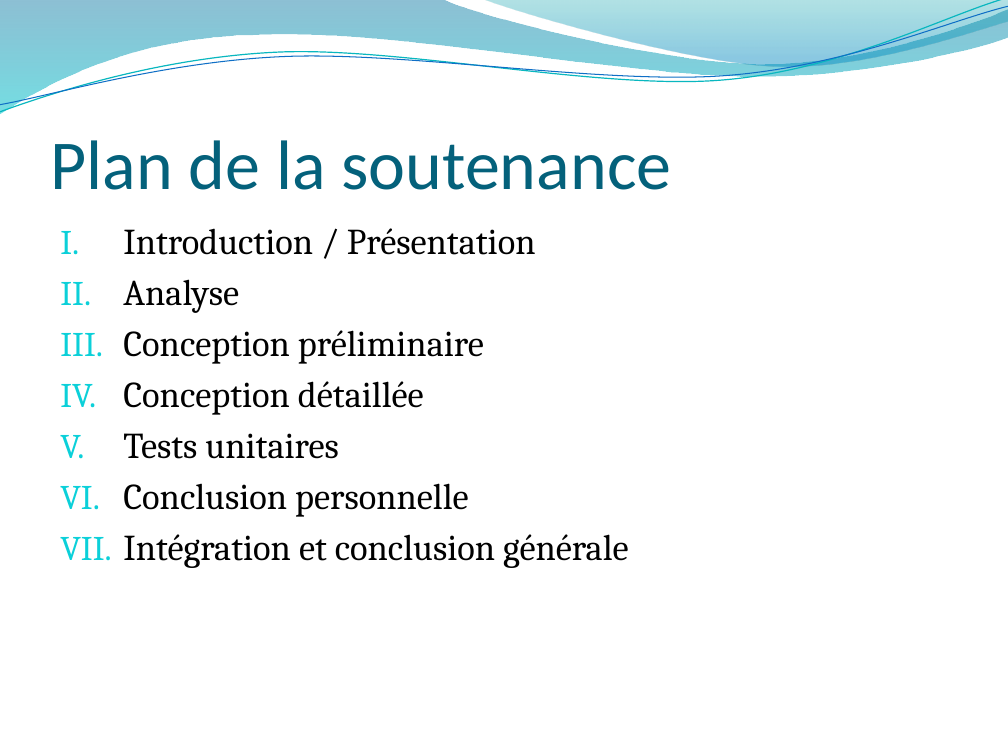
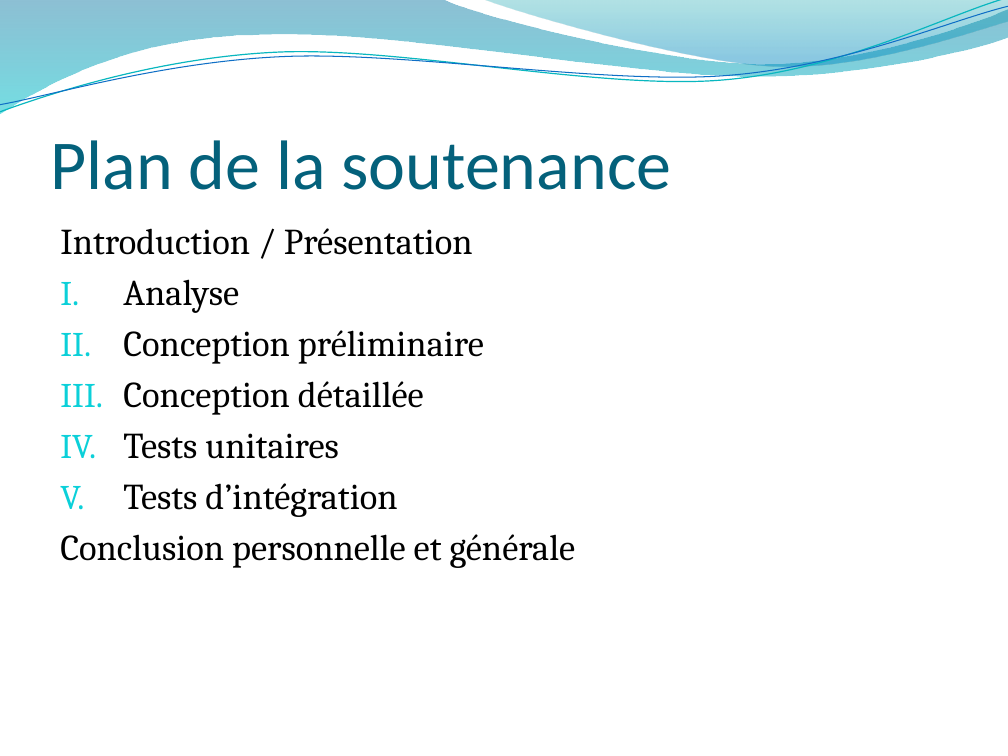
Before and after one commit to BTS2-Projet-1/BTS2-Projet-1.github.io, a slide deck: slide 2 of DossiersProjet_Locker_Control/[HOUDAYER_Pierre]_Rapport_Personel/[HOUDAYER]_SoutenanceDeProjet.pptx. Drawn at 1008x756 pixels with LibreOffice and Linux fonts; fonts in the diff are those of the drawing; background and template pictures are left out. Boxes give left, top, right and bottom in pixels: in the first picture for what was removed or moved away, otherwise in the second. Text is boxed around its words. In the diff, an @@ line names an element or a change of style, - is before the commit and + after.

Commit message:
Soutenance Pierre

```diff
--- a/DossiersProjet_Locker_Control/[HOUDAYER_Pierre]_Rapport_Personel/[HOUDAYER]_SoutenanceDeProjet.pptx
+++ b/DossiersProjet_Locker_Control/[HOUDAYER_Pierre]_Rapport_Personel/[HOUDAYER]_SoutenanceDeProjet.pptx
@@ text at [60,228,473,255]: bullet I. to none @@
@@ text at [60,483,576,568]: text changed @@
-VI. Conclusion personnelle
-VII. Intégration et conclusion générale
+V. Tests d’intégration
+Conclusion personnelle et générale
```
Also in this commit, not shown: 6 other slides changed, 1 slide added, 1 slide removed, 2 other files.
